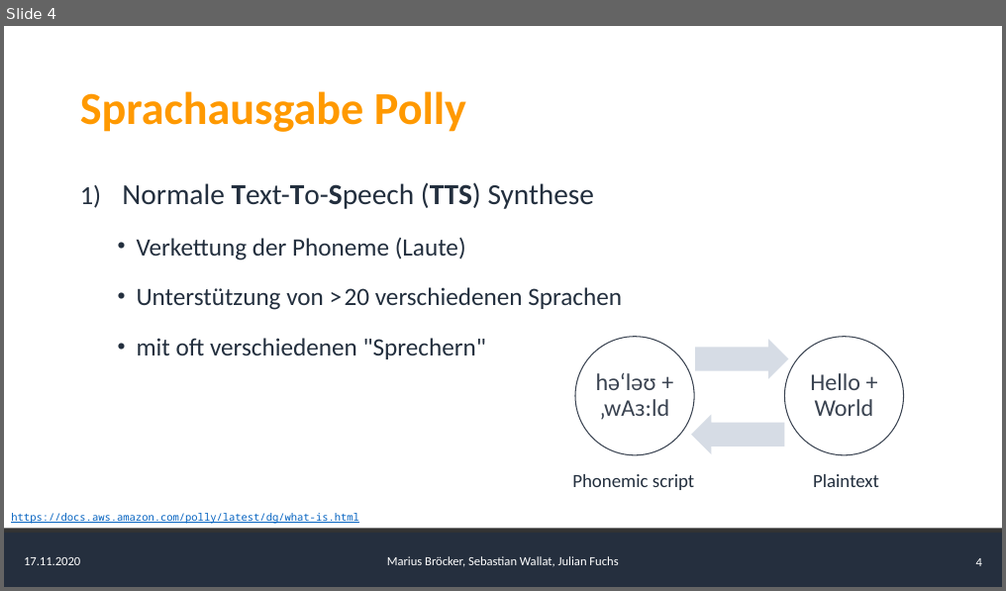
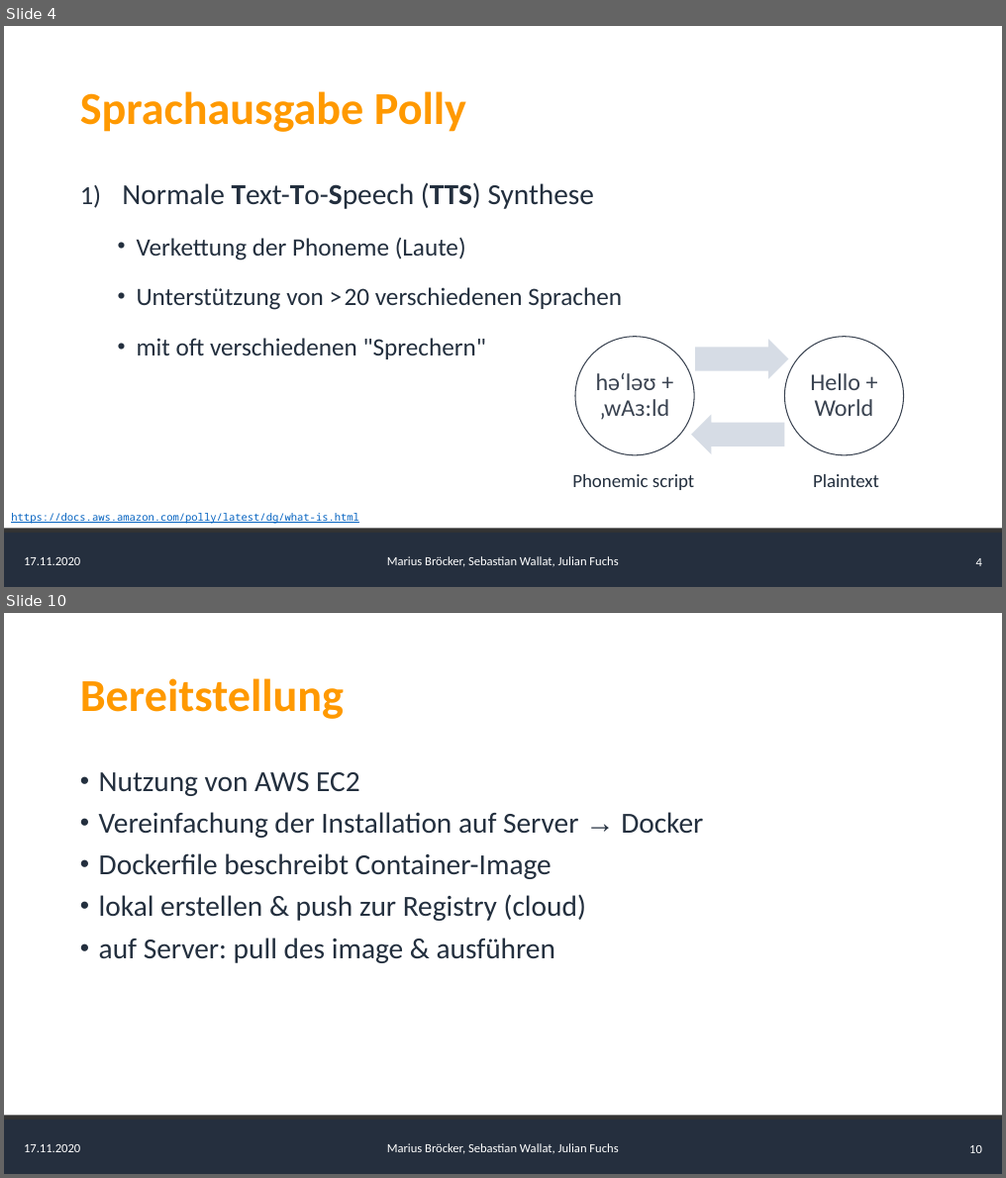
Before and after one commit to AlgorithmicEntropy/AWS_Translate_Polly, a slide deck: presentation/Presentation.pptx. Shown one above the other, each under a label of ours: slide 4 before the commit, slides 4 and 10 after it; the slides between them are not shown. The pictures are 1006x591 and 1006x1178 pixels, drawn with LibreOffice and Linux fonts; fonts in the diff are those of the drawing. Boxes give left, top, right and bottom in pixels: in the first picture for what was removed or moved away, otherwise in the second. Text is boxed around its words. In the diff, an @@ line names an element or a change of style, - is before the commit and + after.

```diff
--- a/presentation/Presentation.pptx
+++ b/presentation/Presentation.pptx
@@ slide 10 added at (x1=4, y1=613, x2=1002, y2=1174), background #FFFFFF; not listed: 5 template elements that a slide beside it also shows @@
@@ title added at (x1=80, y1=678, x2=344, y2=719), 44 pt, text #FF9900, bold @@
+Bereitstellung
@@ text added at (x1=99, y1=772, x2=703, y2=963), 28 pt, text #232F3E @@
+• Nutzung von AWS EC2
+• Vereinfachung der Installation auf Server → Docker
+• Dockerfile beschreibt Container-Image
+• lokal erstellen & push zur Registry (cloud)
+• auf Server: pull des image & ausführen
```
Also in this commit, not shown: 2 slides changed, 3 other slides added.
